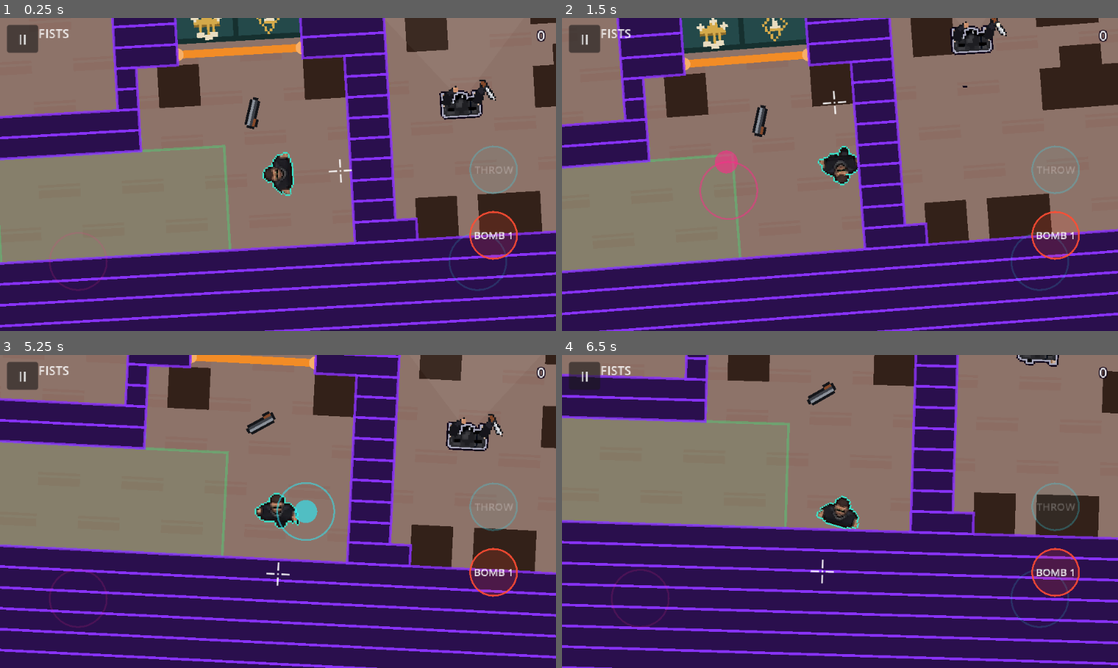
Above: before the commit, frames 1-4 (two rows, left to right).
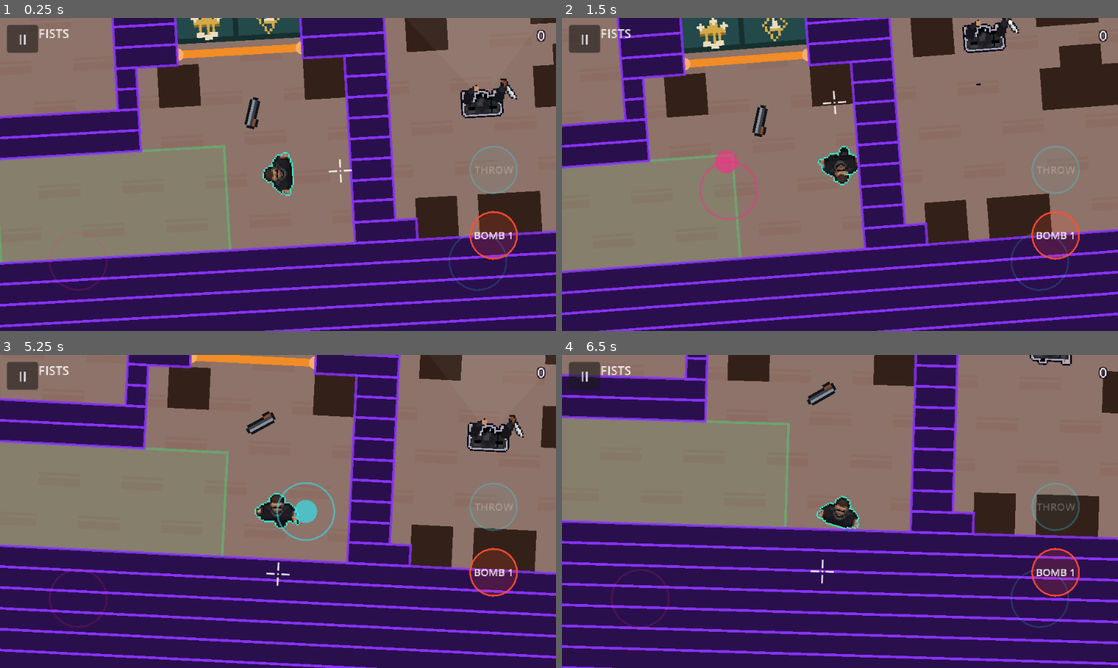
Above: after the commit, the same moments.

Repository: Evildodo3301/cyberhouse
Game: Godot game, scene res://scenes/levels/level_01_floor2.tscn
The game is run twice, just before and just after one commit, with the same random seed, the same clock (stepped at 60 frames per second) and the same inputs. This scene is started directly instead of the project's main scene.
Inputs (mouse positions are in pixels of both pictures, inside the frame that each line leads up to):
- Up to frame 1 (0.25 s): no input
- Up to frame 2 (1.5 s): tap Enter at 0.5 s; move the mouse to (962, 158) at 0.52 s; hold D (move_right) 0.53-1.25 s; tap Down (aim_down) at 0.6 s; click (962, 158) at 0.67 s; drag from (728, 190) to (712, 18) at 1.27 s
- Up to frame 3 (5.25 s): move the mouse to (333, 442) at 2.02 s; hold D (move_right) 2.03-2.75 s; tap Right (aim_right) at 2.1 s; drag from (250, 574) to (183, 445) at 2.77 s; move the mouse to (444, 558) at 3.52 s; hold A (move_left) 3.53-4.25 s; tap Space (attack) at 3.6 s; drag from (111, 464) to (194, 433) at 4.27 s; move the mouse to (305, 511) at 5.02 s; hold S (move_down) from 5.03 s (still down); tap R at 5.1 s; click (305, 511) at 5.17 s
- Up to frame 4 (6.5 s): release S (move_down) at 5.75 s; drag from (756, 433) to (728, 527) at 5.77 s

The runs differ from the first frame. In frame 1, 1.0% of the frame differs, in the area x 79-93%, y 19-33%; in frame 2, 0.9%; in frame 3, 1.0%, in the area x 80-95%, y 18-32%; in frame 4, 0.3%.

Commit message:
Level 1 maps ready for 1.5x people (Level Designer's fixes)
Floor 1: terrace door is wall again, boss moved to (68,20).
Floor 2: doberman, target and machete guard moved, new patrols.

Co-Authored-By: Claude Opus 5.5 (1M context) <noreply@anthropic.com>
Claude-Session: https://claude.ai/code/session_01NRYTnNTQ9YXp86yos9nk5w

Diff:
--- a/scenes/levels/level_01.tscn
+++ b/scenes/levels/level_01.tscn
@@ -35,21 +35,21 @@
 .##..............................................................~~~~~~~~~~~~~~~~~~~~......#
 .##..............................................................~~~~~~~~~~~~~~~~~~~~xxxxxx#
 .##..............................................................~~~~~~~~~~~~~~~~~~~~xxxxxx#
-.##..........................##############......#############...~~~~~~~~~~~~~~~~~~~~......#
-.##..........................##############......#############...~~~~~~~~~~~~~~~~~~~~xxxxxx#
-.............................##############......#############...~~~~~~~~~~~~~~~~~~~~xxxxxx#
-.............................##############......#############...~~~~~~~~~~~~~~~~~~~~......#
-.............................##############......##############............................#
-......#####################################......####################################xxxxxx#
-......#####################################......####################################xxxxxx#
-......#####################################......####################################......#
-......#####################################.....#####################################......#
-......#####################################DDDDDD####################################.####.#
+.##..........................#################################...~~~~~~~~~~~~~~~~~~~~......#
+.##..........................#################################...~~~~~~~~~~~~~~~~~~~~xxxxxx#
+.............................#################################...~~~~~~~~~~~~~~~~~~~~xxxxxx#
+.............................#################################...~~~~~~~~~~~~~~~~~~~~......#
+.............................##################################............................#
+......###############################################################################xxxxxx#
+......###############################################################################xxxxxx#
+......###############################################################################......#
+......###############################################################################......#
+......###############################################################################.####.#
 ......##########################.x.xxxxx.x.......xx.xxxx.xx.#########################.####.#
 ......#########################.............................################################
-......#########################........xx...................###xx..........C.......#########
+......#########################........xx...................###xx..................#########
 ......#####..................D........xxxxxxxxxxxxxxx.......D..xx.......xxx....xxx.#########
-......#####..................D...........xxxxxxxxxxxx.......D..xx......xxxx....xxx.#########
+......#####..................D...........xxxxxxxxxxxx.......D..xx...C..xxxx....xxx.#########
 ......#####.F................D..............................D..........xxxx........#########
 ......#####..................D........xxx...................D......................#########
 ......#####...........................xxx.xxxxxxx.xxx.......#.#....................#########
@@ -87,8 +87,7 @@
 patrol 35 38 35 26
 patrol 66 36 75 36 75 40 66 40
 face 12 21 west
-face 75 18 south
-door_out 43 15 up
+face 68 20 south
 exit_walk west"
 
 [node name="Player" parent="." instance=ExtResource("4_player")]
--- a/scenes/levels/level_01_floor2.tscn
+++ b/scenes/levels/level_01_floor2.tscn
@@ -41,15 +41,15 @@
 ......############################################################.xx..xxxxxxx..~~~~~......#
 ......############################################################.xx..xxxxxxx..#####.####.#
 ......############################################################.....xxxx.....#####.####.#
-......#########################.......################......###..K.................#########
+......#########################.......################......###....................#########
 ......###.....xxx......xx..xx##.......################......###....................#########
 ......###.....xxxxxxxxxxx.xxxD........################......D..xx..xx.......xxx....#########
 ......###xx.....xxxxxxx...xxxD........################......D..xx..xx.xxxxxxxxx....#########
 ......###xx......xxxxx.......D........################......D......xx.xxxxxxxxx....#########
-......###xx......xxxxx.......D........################......D.........xxxxxx...C...#########
-......###xx......xxxxx................################......#.#.......xxxxxx....xx.#########
+......###xx......xxxxx.......D........################......D.........xxxxxx.......#########
+......###xx......xxxxx................################......#.#..C....xxxxxx....xx.#########
 ......###xx......xxxxx................################................xxxxxx....xx.#########
-......###xx...F..xxxxx................################................xxxxxx....xx.#########
+......###xx...F..xxxxx................################.K..............xxxxxx....xx.#########
 ......###xx...........................################................xxxxxx....xx.#########
 ......###..........................................................................#########
 ......###.............................xxx..........x........###....................#########
@@ -62,7 +62,7 @@
 ......#####.......###DDDDDD####.xx..........................#.#....................#########
 ......#####.......#.xx.....xx##........xx.xxxxxxxx.................................#########
 ......#####.......#.xx.....xx##.......xxxxxxxxxxxx.................................#########
-......#############.....g....##...M...xxxxxxxxxxxx.................................#########
+......#############.....g....##....M..xxxxxxxxxxxx.................................#########
 ......#############..........##...................................F................#########
 ......###...EEEEEEEEEEE......##.............................###....................#########
 ......###...EEEEEEEEEEE..P...##.............................###.........#..........#########
@@ -78,10 +78,10 @@
 ############################################################################################
 ############################################################################################"
 tile_px = 8
-furniture = "patrol 34 38 34 19 34 38
-patrol 65 17 80 17 65 17
+furniture = "patrol 35 38 35 19 35 38
+patrol 55 25 67 25 55 25
 face 14 25 north
-face 79 22 west
+face 65 23 east
 face 66 39 north
 door_out 21 35 up
 exit_walk west"
--- a/tests/level_01_test.gd
+++ b/tests/level_01_test.gd
@@ -51,9 +51,7 @@
 	check(map.tile(pool_tile) == "~" and blocks.call(t.call(70, 5), 32) and not blocks.call(t.call(70, 5), 1 | 16), "the pool stops feet but not bullets")
 	check(blocks.call(Vector2(-4, 20), 1) and blocks.call(Vector2(20, map.size_px.y + 4), 1), "you can't walk off the edge of the map")
 	var doors := root.get_tree().get_nodes_in_group("doors")
-	check(doors.size() == 5, "kitchen, office (2) and the terrace double door (2 leaves) = 5 door panels (%d)" % doors.size())
-	var terrace := doors.filter(func(d): return d.one_way != 0.0)
-	check(terrace.size() == 2, "the terrace door only swings out")
+	check(doors.size() == 3, "kitchen and office (2) = 3 door panels; the terrace door is wall again (%d)" % doors.size())
 	var exit_zone = root.get_tree().get_first_node_in_group("exit")
 	check(exit_zone != null and exit_zone.rect.has_point(t.call(17, 42)) and exit_zone.walk == Vector2.LEFT and not exit_zone.open, "the exit is the stairs up to floor 2, shut until everyone is dead")
 
@@ -67,7 +65,7 @@
 	check(Array(by_tile.call(55, 38).patrol_points) == [t.call(55, 38), t.call(55, 19)], "the lounge guard walks up and down the lounge")
 	check(by_tile.call(66, 36).patrol_points.size() == 4, "the doberman walks a loop in the office")
 	check(is_equal_approx(by_tile.call(12, 21).start_facing_degrees, 180.0), "the cook faces west, his back to the lounge")
-	check(is_equal_approx(by_tile.call(75, 18).start_facing_degrees, 90.0) and by_tile.call(75, 18).has_gun(), "the boss sits behind the desk with a pistol, facing south")
+	check(is_equal_approx(by_tile.call(68, 20).start_facing_degrees, 90.0) and by_tile.call(68, 20).has_gun(), "the boss sits behind the desk with a pistol, facing south")
 	check(enemies.all(func(e): return e.settings.reaction_time >= 0.35 and not e.settings.notice_whole_room), "enemies only see in front of them, and react slowly")
 
 	# Everyone can reach you; nothing starts inside furniture.
@@ -92,11 +90,11 @@
 	player.request_attack(Vector2.LEFT)
 	await wait_frames(20)
 	check(not cook.is_alive(), "sneak up behind him and take him out")
-	var boss = by_tile.call(75, 18)
+	var boss = by_tile.call(68, 20)
 	for e in enemies:
 		if e != boss:
 			e.set_physics_process(false)
-	player.global_position = t.call(75, 22)   # right in front of the desk
+	player.global_position = t.call(68, 23)   # right in front of the boss
 	await wait_frames(3)
 	check(boss.state in [1, 2, 7], "step in front of the boss and he notices you")
 	player.global_position = t.call(45, 48)
